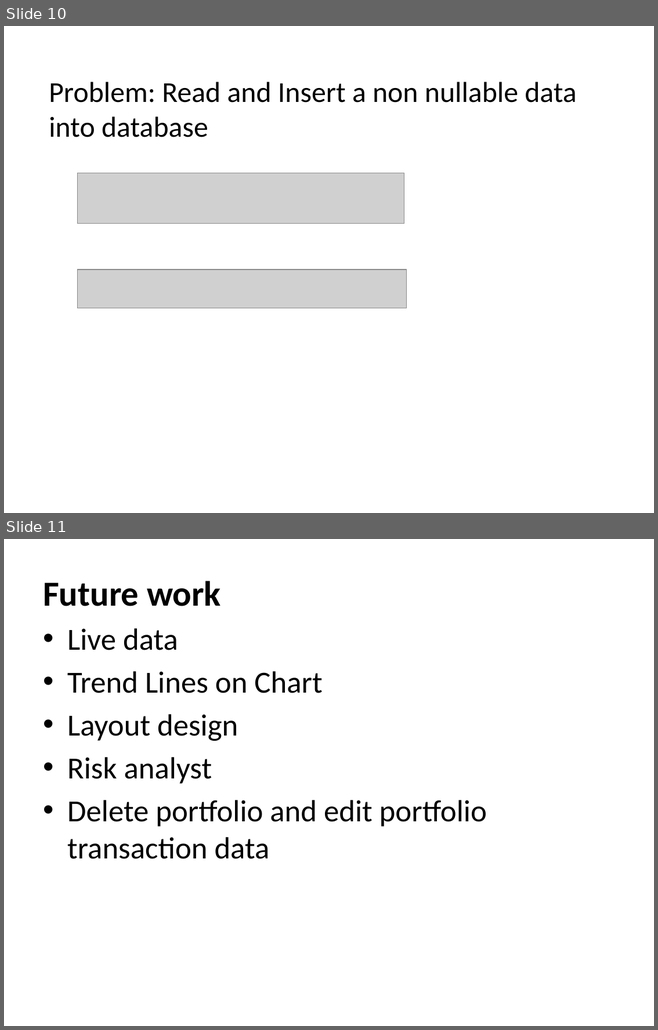
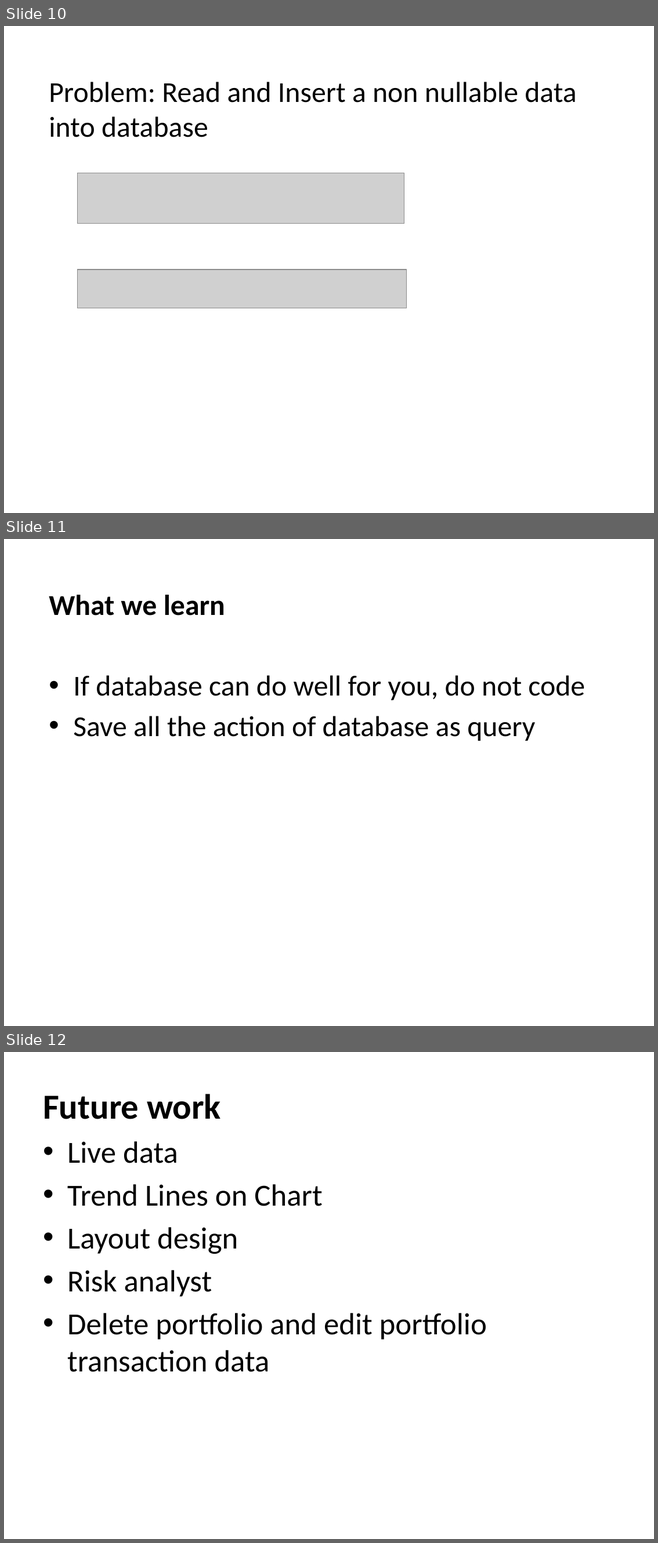
Before and after one commit to IPD8-guofeng/dotnet-group-project, a slide deck: Stock trade and analyst system.pptx. Shown one above the other, each under a label of ours: slides 10 and 11 before the commit, slides 10, 11 and 12 after it. The pictures are 658x1030 and 658x1543 pixels, drawn with LibreOffice and Linux fonts; fonts in the diff are those of the drawing; grey boxes stand for pictures. Boxes give left, top, right and bottom in pixels: in the first picture for what was removed or moved away, otherwise in the second. Text is boxed around its words. In the diff, an @@ line names an element or a change of style, - is before the commit and + after.

```diff
--- a/Stock trade and analyst system.pptx
+++ b/Stock trade and analyst system.pptx
@@ slide 11 added at <box>4,539,654,1026</box>, background #FFFFFF @@
@@ text added at <box>49,595,585,741</box>, 32 pt, text #000000 @@
+What we learn
+• If database can do well for you, do not code
+• Save all the action of database as query
@@ what was slide 11 is now slide 12 @@
```
Also in this commit, not shown: 6 slides changed, 3 other files.
